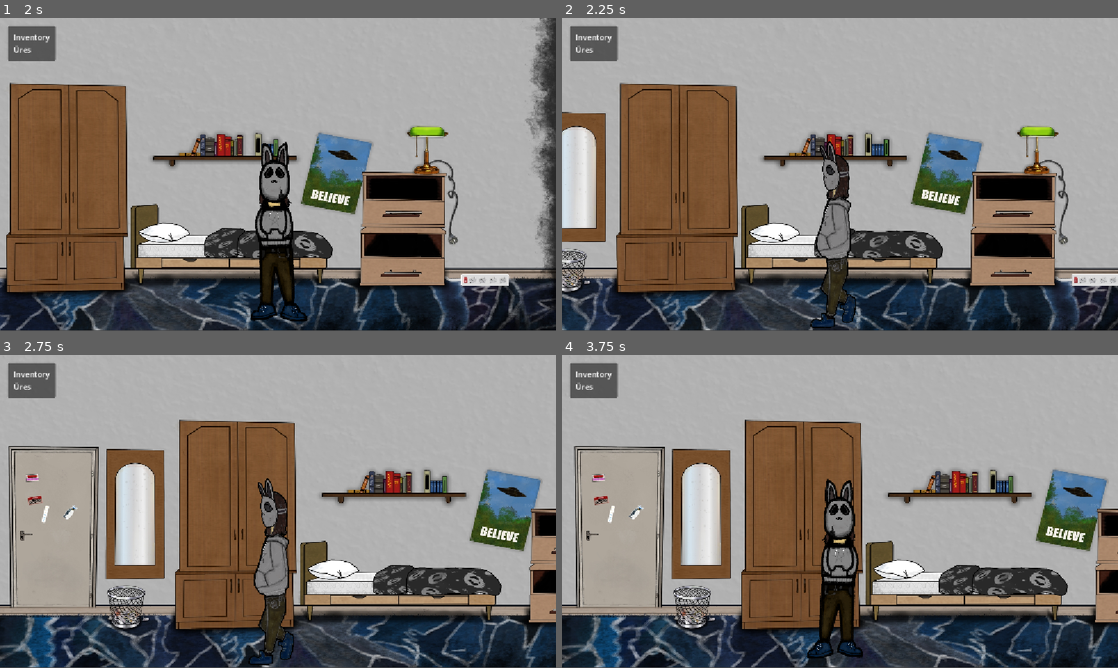
Above: before the commit, frames 1-4 (two rows, left to right).
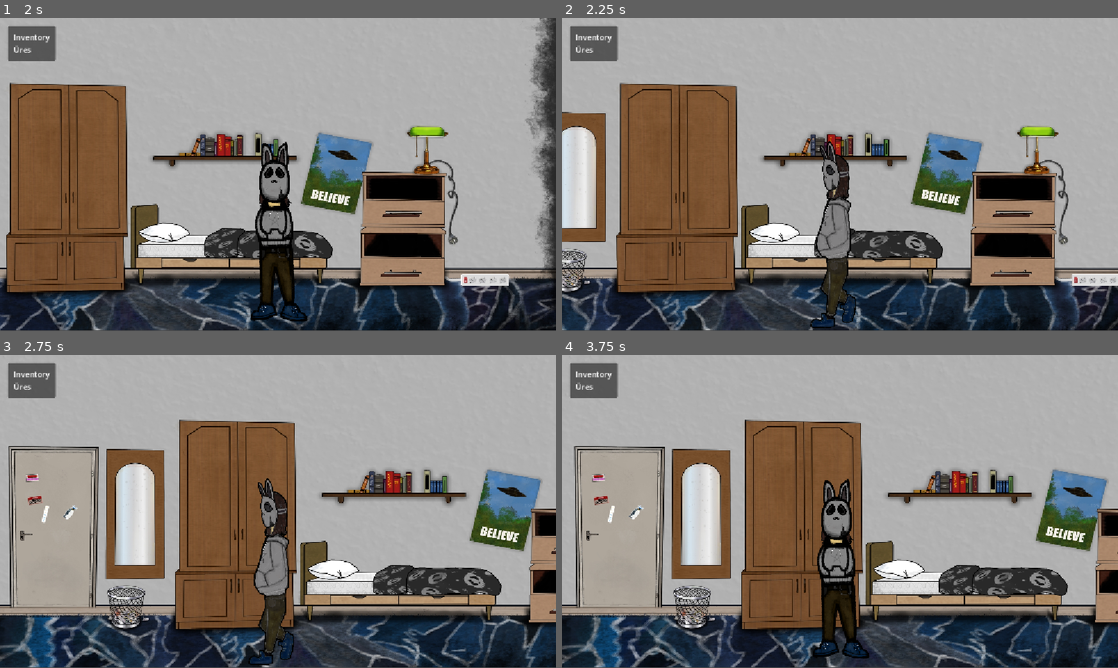
Above: after the commit, the same moments.

Repository: MotherFCKR54/The-Game
Game: Godot game, scene res://scenes/game.tscn
The game is run twice, just before and just after one commit, with the same random seed, the same clock (stepped at 60 frames per second) and the same inputs. This scene is started directly instead of the project's main scene.
Inputs (mouse positions are in pixels of both pictures, inside the frame that each line leads up to):
- Up to frame 1 (2 s): tap Enter at 0.5 s; move the mouse to (400, 158) at 0.52 s; hold D (Move_right) 0.53-1.25 s; click (400, 158) at 0.67 s; drag from (400, 212) to (250, 237) at 1.27 s
- Up to frame 2 (2.25 s): tap Space at 2 s; move the mouse to (895, 105) at 2.02 s; hold A (Move_left) from 2.03 s (still down); click (895, 105) at 2.17 s
- Up to frame 3 (2.75 s): keep holding A (Move_left)
- Up to frame 4 (3.75 s): release A (Move_left) at 2.75 s; drag from (812, 574) to (673, 464) at 2.77 s; click (617, 389) at 3.5 s

Frame 1 is identical in both runs. In frame 2, less than 0.1% of the frame differs, in the area x 47-52%, y 51-82%; in frame 3, less than 0.1%; in frame 4, 1.7%, in the area x 43-56%, y 39-98%.

Commit message:
mozgás animáció

Diff:
--- a/the-game/pause.gd
+++ b/the-game/pause.gd
@@ -1,5 +1,33 @@
 # Az Esc szünetmenüjét, a játék szüneteltetését és a szünetmenü gombjait kezeli.
 extends Control
+
+# A rámutatás az eredeti mérethez képest tíz százalékkal nagyítja a gombokat.
+const HOVER_SCALE := 1.1
+var _button_scales: Dictionary = {}
+
+# Középre helyezi a nagyítás tengelyét, az eddigi képernyőpozíció megtartásával.
+func _ready() -> void:
+	for button: TextureButton in [$beallitas, $folytatas, $iranyitas, $kilepes]:
+		# A piros kiemelt képek szélesebbek a normál képeknél.
+		# Mindegyiket középre rajzoljuk, így képcserekor sem tolódik el a felirat.
+		button.stretch_mode = TextureButton.STRETCH_KEEP_CENTERED
+		_button_scales[button] = button.scale
+		var old_origin := button.get_transform().origin
+		button.pivot_offset = button.size / 2.0
+		# A gombok már eleve kicsinyítettek: a pivot változásának eltolását korrigáljuk.
+		button.position += old_origin - button.get_transform().origin
+		button.mouse_entered.connect(_set_button_hover.bind(button, true))
+		button.mouse_exited.connect(_set_button_hover.bind(button, false))
+	visibility_changed.connect(_reset_button_scales)
+
+# Mindig az eredeti méretből számol, így ismételt rámutatáskor sem nő tovább.
+func _set_button_hover(button: TextureButton, hovered: bool) -> void:
+	button.scale = _button_scales[button] * (HOVER_SCALE if hovered else 1.0)
+
+# Bezáráskor és újranyitáskor törli a korábbi kiemelést.
+func _reset_button_scales() -> void:
+	for button: TextureButton in _button_scales:
+		button.scale = _button_scales[button]
 
 # A setter minden értékadáskor a SceneTree szünetét és a menü láthatóságát is frissíti.
 var is_paused = false :
--- a/the-game/scenes/character_body.tscn
+++ b/the-game/scenes/character_body.tscn
@@ -1,14 +1,43 @@
 [gd_scene format=3 uid="uid://dm7fwtfixehce"]
 
 [ext_resource type="Script" uid="uid://befc8otg7ud5t" path="res://scenes/player_controller.gd" id="1_i11my"]
+[ext_resource type="Texture2D" uid="uid://emwygvx68asf" path="res://pictures/b-1.png" id="2_5j4ji"]
 [ext_resource type="Texture2D" uid="uid://d2t1fs7faspes" path="res://pictures/J-1.png" id="2_py4k7"]
 [ext_resource type="Texture2D" uid="uid://m4m3c63j6c3e" path="res://pictures/J-2.png" id="3_0vmov"]
+[ext_resource type="Texture2D" uid="uid://dnr1jygfnt7t2" path="res://pictures/b-2.png" id="3_pa7a5"]
 [ext_resource type="Texture2D" uid="uid://oyturwd3ylyd" path="res://pictures/J-3.png" id="4_ovmxs"]
+[ext_resource type="Texture2D" uid="uid://d1ykdlg3xemcr" path="res://pictures/B-3.png" id="4_r12nw"]
 [ext_resource type="Texture2D" uid="uid://844n68ig4qom" path="res://pictures/J-4.png" id="5_68puh"]
+[ext_resource type="Texture2D" uid="uid://5d04fo2j2b81" path="res://pictures/B-4.png" id="5_pxgn8"]
 [ext_resource type="Texture2D" uid="uid://7yclku8svscd" path="res://pictures/karakterkozeprol.png" id="6_py4k7"]
 
 [sub_resource type="SpriteFrames" id="SpriteFrames_ewy4g"]
 animations = [{
+"frames": [{
+"duration": 0.7,
+"texture": ExtResource("2_5j4ji")
+}, {
+"duration": 0.7,
+"texture": ExtResource("3_pa7a5")
+}, {
+"duration": 0.7,
+"texture": ExtResource("4_r12nw")
+}, {
+"duration": 0.7,
+"texture": ExtResource("5_pxgn8")
+}],
+"loop": 1,
+"name": &"balra",
+"speed": 5.0
+}, {
+"frames": [{
+"duration": 1.0,
+"texture": ExtResource("6_py4k7")
+}],
+"loop": 1,
+"name": &"idle",
+"speed": 5.0
+}, {
 "frames": [{
 "duration": 0.7,
 "texture": ExtResource("2_py4k7")
@@ -23,15 +52,7 @@
 "texture": ExtResource("5_68puh")
 }],
 "loop": 1,
-"name": &"default",
-"speed": 5.0
-}, {
-"frames": [{
-"duration": 1.0,
-"texture": ExtResource("6_py4k7")
-}],
-"loop": 1,
-"name": &"idle",
+"name": &"jobra",
 "speed": 5.0
 }]
 
@@ -54,8 +75,7 @@
 position = Vector2(-2.29275, -21.8666)
 scale = Vector2(0.0479207, 0.0273332)
 sprite_frames = SubResource("SpriteFrames_ewy4g")
-animation = &"idle"
-frame_progress = 0.84595793
+animation = &"balra"
 
 [node name="CollisionShape2D" type="CollisionShape2D" parent="." unique_id=1142029537]
 position = Vector2(-2.4179637, -20.861155)
--- a/the-game/scenes/player_controller.gd
+++ b/the-game/scenes/player_controller.gd
@@ -20,9 +20,13 @@
 	var direction := Input.get_axis("Move_left", "Move_right")
 	if direction:
 		velocity.x = direction * SPEED
-		animated_sprite.play("default")
-		# Balra haladáskor vízszintesen tükrözi a karakter képét.
-		animated_sprite.flip_h = direction < 0
+		# Mindkét iránynak saját animációja van, ezért kikapcsoljuk a tükrözést.
+		animated_sprite.flip_h = false
+		# Jobbra a jobra, balra a balra animációt játssza le.
+		if direction > 0:
+			animated_sprite.play("jobra")
+		else:
+			animated_sprite.play("balra")
 	else:
 		velocity.x = move_toward(velocity.x, 0, SPEED)
 		animated_sprite.stop()
